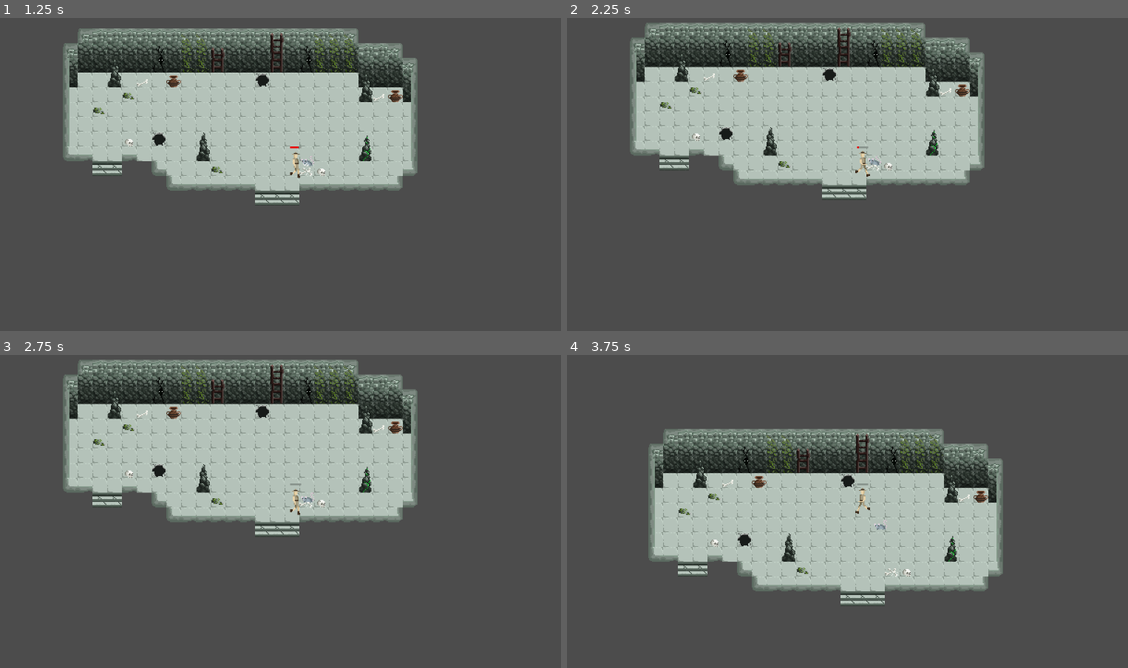
Above: before the commit, frames 1-4 (two rows, left to right).
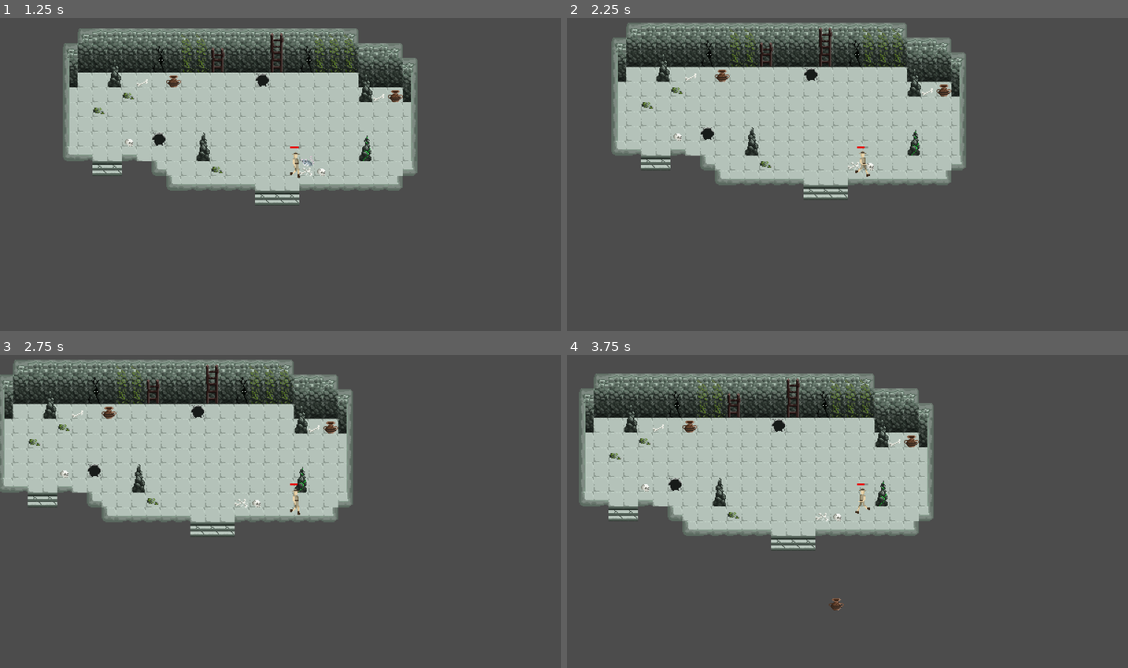
Above: after the commit, the same moments.

Repository: mirogon/Archaeology
Game: Godot game, scene res://Scenes/Main.tscn
Same seed, same stepped clock (60 frames per second), same inputs: the game is played once before the commit and once after it.
Inputs (mouse positions are in pixels of both pictures, inside the frame that each line leads up to):
- Up to frame 1 (1.25 s): tap Enter at 0.5 s; move the mouse to (426, 149) at 0.52 s; hold Right (ui_right) from 0.53 s (still down); click (426, 149) at 0.67 s
- Up to frame 2 (2.25 s): tap Space at 1.25 s; move the mouse to (746, 180) at 1.27 s; release Right (ui_right) at 1.28 s; hold Down (ui_down) 1.28-2.03 s; click (746, 180) at 1.42 s; tap Enter at 2 s; move the mouse to (920, 93) at 2.02 s; hold Right (ui_right) from 2.03 s (still down); click (920, 93) at 2.17 s
- Up to frame 3 (2.75 s): keep holding Right (ui_right)
- Up to frame 4 (3.75 s): move the mouse to (830, 567) at 2.77 s; release Right (ui_right) at 2.78 s; hold Up (ui_up) 2.78-3.53 s; click (830, 567) at 2.92 s; move the mouse to (1038, 552) at 3.52 s; hold Left (ui_left) from 3.53 s (still down); click (1038, 552) at 3.67 s

Frame 1 is identical in both runs. In frame 2, 12% of the frame differs, in the area x 7-75%, y 1-58%; in frame 3, 19%; in frame 4, 35%, in the area x 2-78%, y 5-82%.

Commit message:
Player can now damage Enemies by throwing vases

Diff:
--- a/Scenes/Main.tscn
+++ b/Scenes/Main.tscn
@@ -1,6 +1,7 @@
-[gd_scene load_steps=4 format=2]
+[gd_scene load_steps=5 format=2]
 
 [ext_resource path="res://Scenes/Player.tscn" type="PackedScene" id=1]
+[ext_resource path="res://Scenes/Projectile.tscn" type="PackedScene" id=2]
 [ext_resource path="res://Scenes/Room.tscn" type="PackedScene" id=3]
 [ext_resource path="res://Scenes/Rat.tscn" type="PackedScene" id=4]
 
@@ -9,6 +10,7 @@
 [node name="Room" parent="." instance=ExtResource( 3 )]
 
 [node name="Player" parent="." instance=ExtResource( 1 )]
+projectileScene = ExtResource( 2 )
 
 [node name="Rat" parent="." instance=ExtResource( 4 )]
 position = Vector2( -386, -62 )
--- a/Scenes/Player.tscn
+++ b/Scenes/Player.tscn
@@ -3,7 +3,7 @@
 [ext_resource path="res://Asstes/Character/Character_WalkC.png" type="Texture" id=1]
 [ext_resource path="res://Scripts/Player.gd" type="Script" id=2]
 [ext_resource path="res://Scenes/HealthSystem.tscn" type="PackedScene" id=3]
-[ext_resource path="res://Scenes/ProgressBar.gd" type="Script" id=4]
+[ext_resource path="res://Scripts/ProgressBar.gd" type="Script" id=4]
 
 [sub_resource type="RectangleShape2D" id=21]
 extents = Vector2( 6, 14.5 )
@@ -124,7 +124,7 @@
 [node name="AnimatedSprite" type="AnimatedSprite" parent="."]
 frames = SubResource( 26 )
 animation = "Walk_Left"
-frame = 3
+frame = 2
 playing = true
 
 [node name="HealthSystem" parent="." instance=ExtResource( 3 )]
--- /dev/null
+++ b/Scenes/Projectile.tscn
@@ -0,0 +1,19 @@
+[gd_scene load_steps=4 format=2]
+
+[ext_resource path="res://Asstes/Environment/Vase.png" type="Texture" id=1]
+[ext_resource path="res://Scripts/Projectile.gd" type="Script" id=2]
+
+[sub_resource type="RectangleShape2D" id=1]
+extents = Vector2( 8, 7 )
+
+[node name="Projectile" type="Area2D"]
+script = ExtResource( 2 )
+
+[node name="CollisionShape2D" type="CollisionShape2D" parent="."]
+position = Vector2( 0, 1 )
+shape = SubResource( 1 )
+
+[node name="Sprite" type="Sprite" parent="."]
+texture = ExtResource( 1 )
+
+[connection signal="body_entered" from="." to="." method="_on_Projectile_body_entered"]
--- a/Scenes/Rat.tscn
+++ b/Scenes/Rat.tscn
@@ -65,7 +65,7 @@
 [sub_resource type="RectangleShape2D" id=68]
 extents = Vector2( 7, 6 )
 
-[node name="Rat" type="KinematicBody2D"]
+[node name="Rat" type="KinematicBody2D" groups=["Enemy"]]
 script = ExtResource( 3 )
 speed = 65
 
--- a/Scenes/Snake.tscn
+++ b/Scenes/Snake.tscn
@@ -2,7 +2,7 @@
 
 [ext_resource path="res://Asstes/Enemies/Snake_idle.png" type="Texture" id=1]
 [ext_resource path="res://Asstes/Enemies/Snake_Atk.png" type="Texture" id=2]
-[ext_resource path="res://Scenes/Snake.gd" type="Script" id=3]
+[ext_resource path="res://Scripts/Snake.gd" type="Script" id=3]
 [ext_resource path="res://Scenes/HealthSystem.tscn" type="PackedScene" id=4]
 
 [sub_resource type="AtlasTexture" id=1]
@@ -101,13 +101,13 @@
 [sub_resource type="RectangleShape2D" id=22]
 extents = Vector2( 9.5, 12 )
 
-[node name="Snake" type="KinematicBody2D"]
+[node name="Snake" type="KinematicBody2D" groups=["Enemy"]]
 script = ExtResource( 3 )
 
 [node name="AnimatedSprite" type="AnimatedSprite" parent="."]
 frames = SubResource( 21 )
 animation = "Snake_Atk"
-frame = 2
+frame = 10
 playing = true
 
 [node name="CollisionShape2D" type="CollisionShape2D" parent="."]
--- a/Scripts/Player.gd
+++ b/Scripts/Player.gd
@@ -3,12 +3,17 @@
 class_name Player
 
 export var movementSpeed = 100
+export var projectileScene: PackedScene
 
 var animatedSprite: AnimatedSprite
+
+var time
+var lastTimeThrownProjectile: float
 
 func _ready():
 	animatedSprite = $AnimatedSprite
 	$ProgressBar.hide()
+	time = 0
 
 func get_movedir():
 	var moveDir: Vector2 = Vector2(0,0)
@@ -60,15 +65,22 @@
 				#var tileName = tileMap.tile_set.tile_get_name(tileId)
 				#print(tileName)
 
+func throw_projectile():
+	if Input.is_mouse_button_pressed(1) && (time - lastTimeThrownProjectile) > 1:
+		var new_projectile = projectileScene.instance() as Projectile
+		new_projectile.position = position
+		var dir = get_global_mouse_position() - position
+		dir = dir.normalized()
+		new_projectile.moveDir = dir
+		get_parent().add_child(new_projectile)
+		lastTimeThrownProjectile = time
 
 func _process(delta):
-	#self.position += movement() * delta * movementSpeed
-	pass
-
+	throw_projectile()
+	time += delta
 
 func _on_HealthSystem_died():
 	print("PLAYER DIED!")
 
-
 func _on_HealthSystem_took_damage(new_health):
 	$ProgressBar.show()
--- /dev/null
+++ b/Scripts/Projectile.gd
@@ -0,0 +1,21 @@
+extends Area2D
+
+class_name Projectile
+
+export var hitDamage = 100;
+export var moveSpeed = 150;
+
+var moveDir: Vector2
+
+func _ready():
+	pass # Replace with function body.
+
+func _process(delta):
+	position += moveDir * delta * moveSpeed
+
+
+func _on_Projectile_body_entered(body):
+	if body.is_in_group("Enemy"):
+		var healthSystem = body.get_node("HealthSystem") as HealthSystem
+		healthSystem.take_damage(hitDamage)
+		queue_free()
--- a/Scripts/Rat.gd
+++ b/Scripts/Rat.gd
@@ -26,3 +26,4 @@
 
 func _on_HealthSystem_died():
 	print("Rat died")
+	queue_free()
--- a/Scenes/Snake.gd
+++ b/Scripts/Snake.gd
@@ -9,3 +9,4 @@
 
 func _on_HealthSystem_died():
 	print("Snake ded")
+	queue_free()
--- a/project.godot
+++ b/project.godot
@@ -18,10 +18,16 @@
 "class": "Player",
 "language": "GDScript",
 "path": "res://Scripts/Player.gd"
+}, {
+"base": "Area2D",
+"class": "Projectile",
+"language": "GDScript",
+"path": "res://Scripts/Projectile.gd"
 } ]
 _global_script_class_icons={
 "HealthSystem": "",
-"Player": ""
+"Player": "",
+"Projectile": ""
 }
 
 [application]
Binary file added: Asstes/Environment/Vase.png
Not shown, added: Asstes/Environment/Vase.png.import
Renamed: Scenes/ProgressBar.gd -> Scripts/ProgressBar.gd
